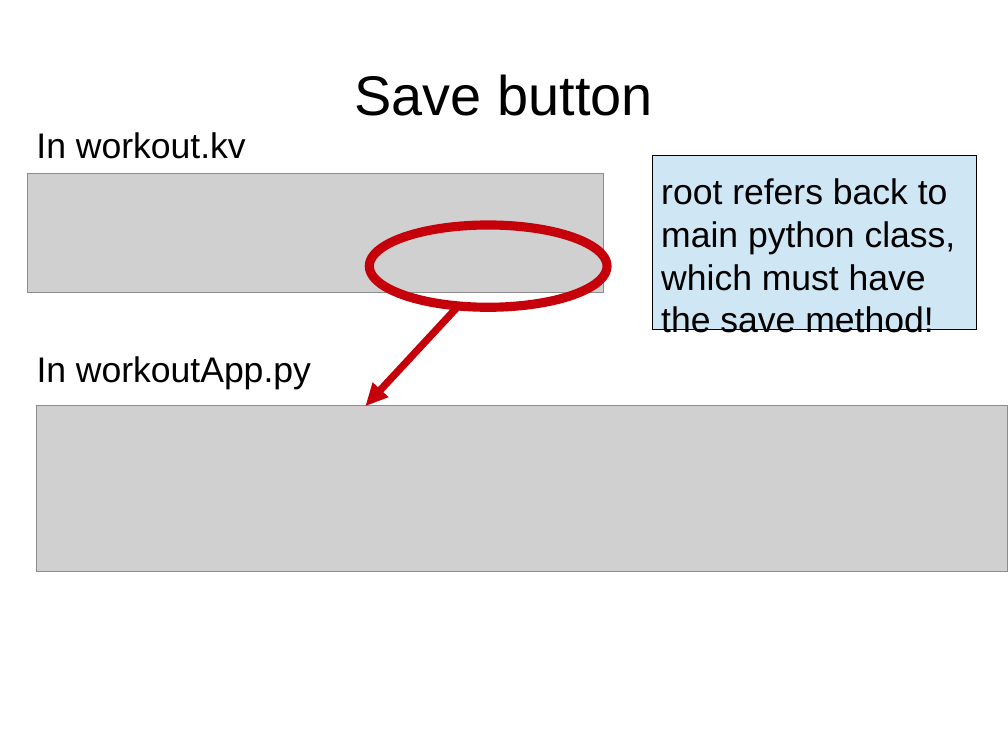
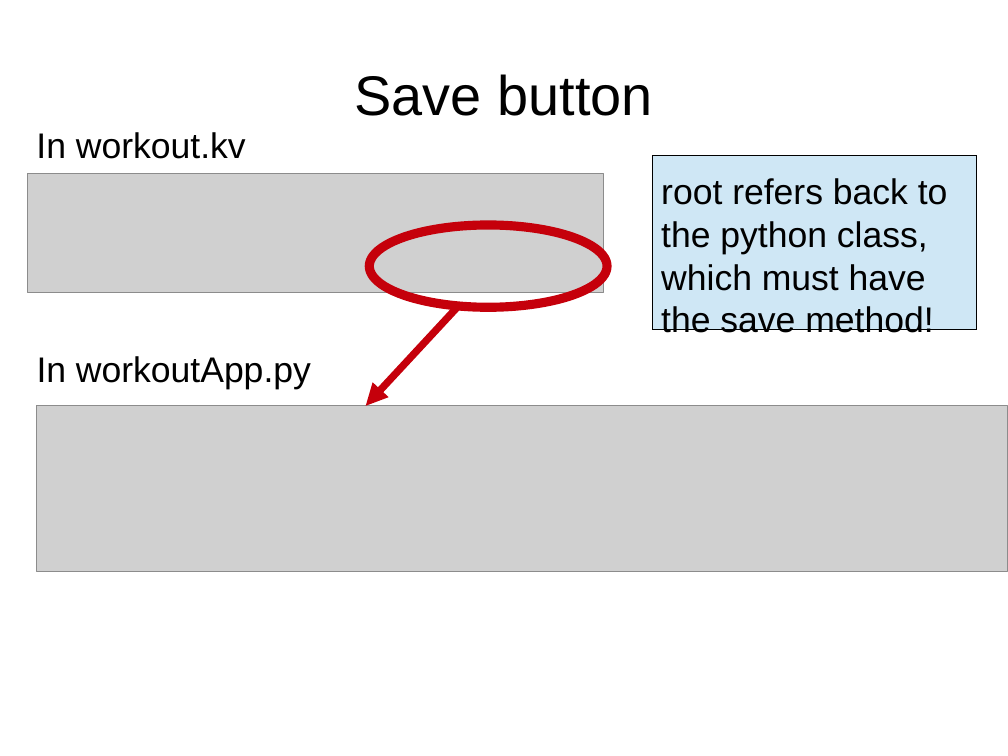
Before and after one commit to adasilva/intro_kivy, a slide deck: slide 25 of intro_kivy.odp (slide 23 before the commit). Drawn at 1008x756 pixels with LibreOffice and Linux fonts; fonts in the diff are those of the drawing; grey boxes stand for pictures. Boxes give left, top, right and bottom in pixels: in the first picture for what was removed or moved away, otherwise in the second. Text is boxed around its words. In the diff, an @@ line names an element or a change of style, - is before the commit and + after.

```diff
--- a/intro_kivy.odp
+++ b/intro_kivy.odp
@@ text at (661,178,948,340): text changed @@
-root refers back to main python class, which must have the save method!
+root refers back to the python class, which must have the save method!
```
Also in this commit, not shown: 7 other slides changed, 2 slides added, 3 other files.
